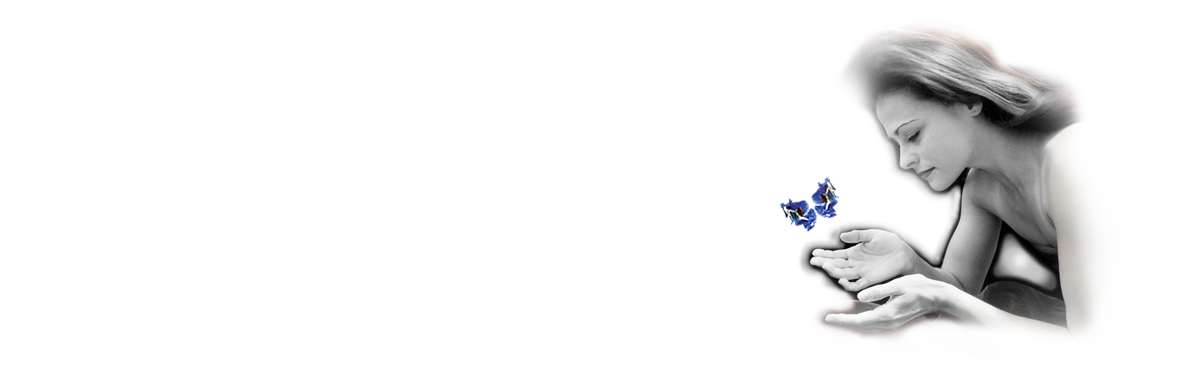
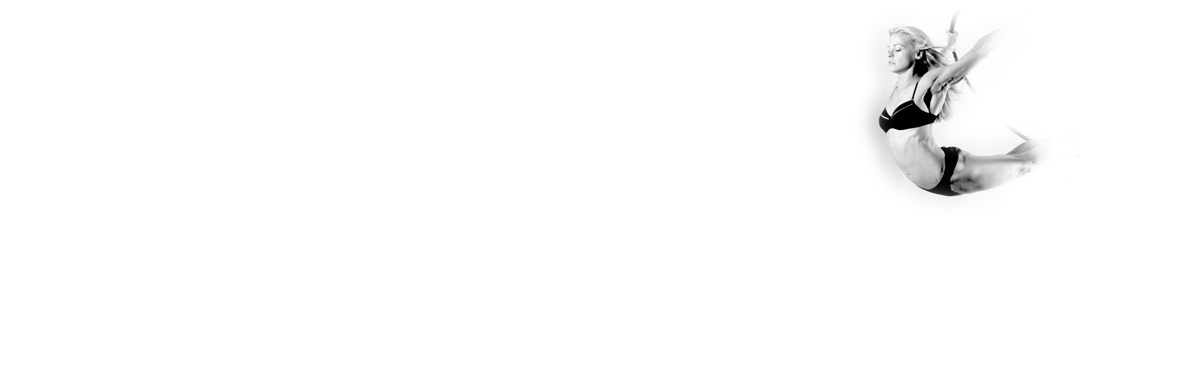
Comparing the layer stacks of the two (1200, 375) images. Changes:
hid "blue butterfly copy 4" over [779, 16, 1113, 352]
showed "Performance Foreground BandW copy", painted on it over [779, 8, 1080, 352]
